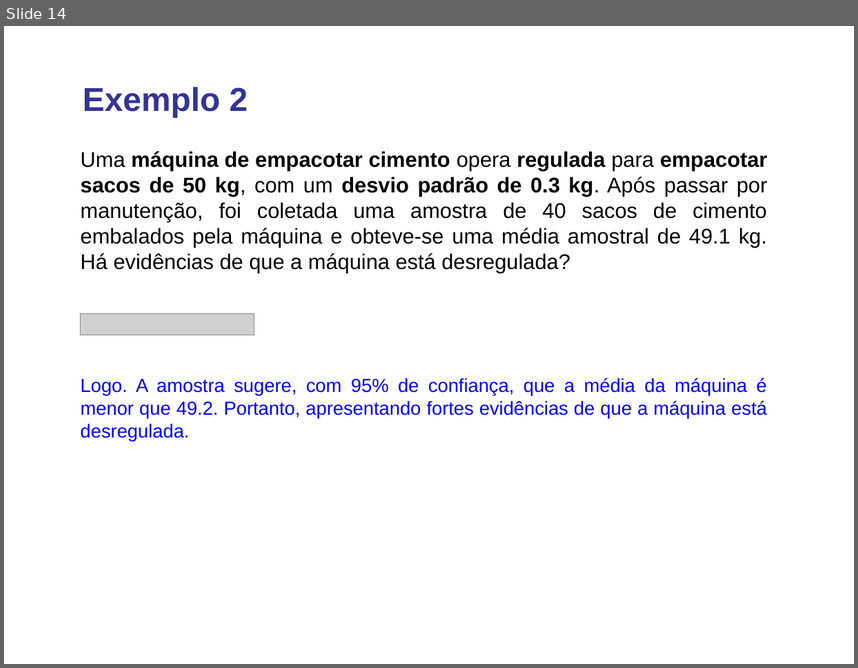
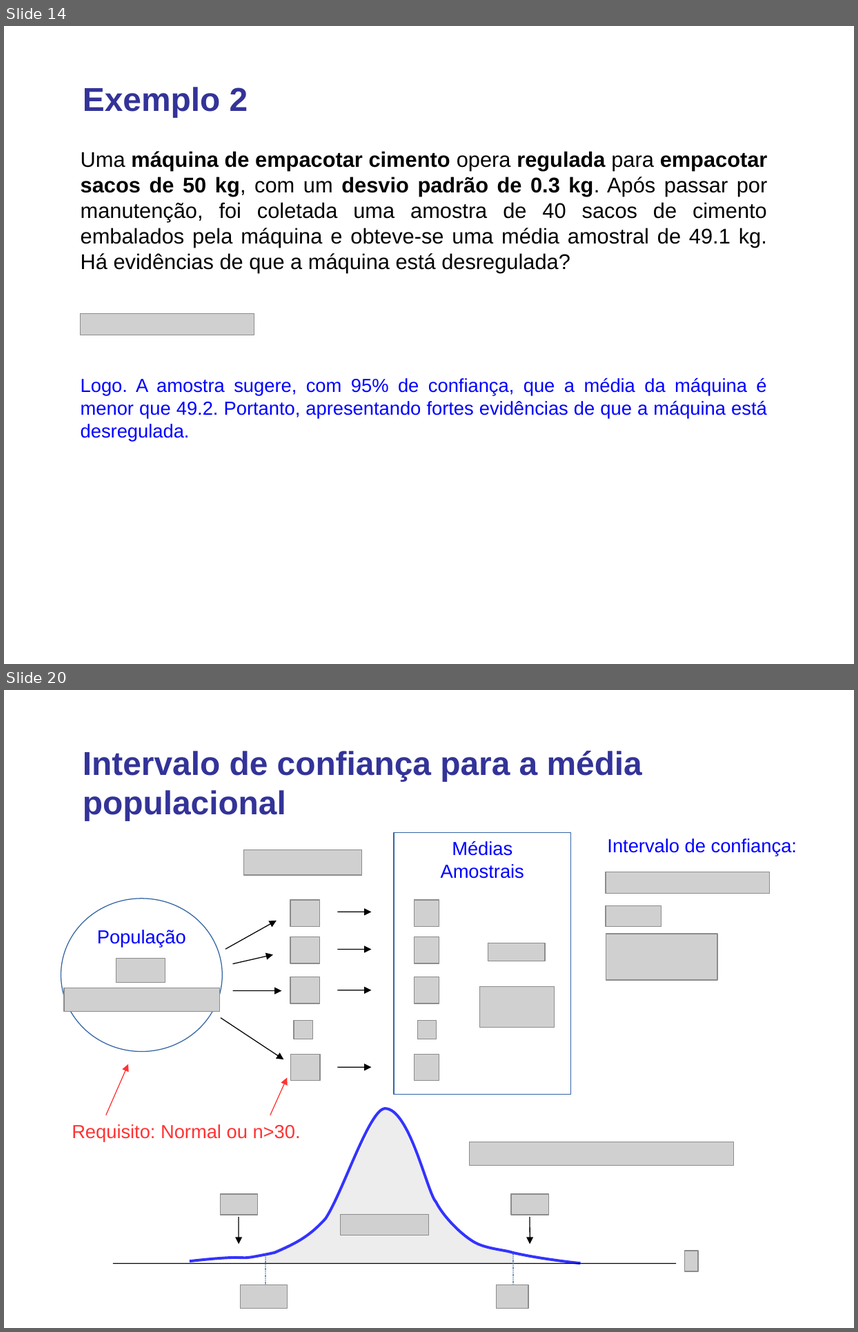
Before and after one commit to lansaviniec/estatistica, a slide deck: 7 estimativas e tamanhos amostrais.ppt. Shown one above the other, each under a label of ours: slide 14 before the commit, slides 14 and 20 after it; the slides between them are not shown. The pictures are 858x668 and 858x1332 pixels, drawn with LibreOffice and Linux fonts; fonts in the diff are those of the drawing; grey boxes stand for pictures. Boxes give left, top, right and bottom in pixels: in the first picture for what was removed or moved away, otherwise in the second. Text is boxed around its words. In the diff, an @@ line names an element or a change of style, - is before the commit and + after.

```diff
--- a/7 estimativas e tamanhos amostrais.ppt
+++ b/7 estimativas e tamanhos amostrais.ppt
@@ slide 20 added at (4, 690, 854, 1328), background #FFFFFF @@
@@ text added at (83, 751, 642, 820), 28 pt, text #333399, bold @@
+Intervalo de confiança para a média populacional
@@ text added at (607, 838, 797, 856), 16 pt, text #0000FF @@
+Intervalo de confiança:
@@ picture added at (606, 872, 770, 893) @@
@@ picture added at (606, 905, 661, 926) @@
@@ picture added at (606, 933, 717, 980) @@
@@ group added at (61, 832, 571, 1141): 15 pictures, 10 arrows, 1 ellipse, 1 rectangle, 1 text @@
+População
+Médias
+Amostrais
+Requisito: Normal ou n>30.
@@ group added at (113, 1107, 734, 1308): 7 pictures, 3 lines, 2 freeform shapes, 2 arrows @@
```
Also in this commit, not shown: 3 slides changed, 13 other slides added, 1 other file.
